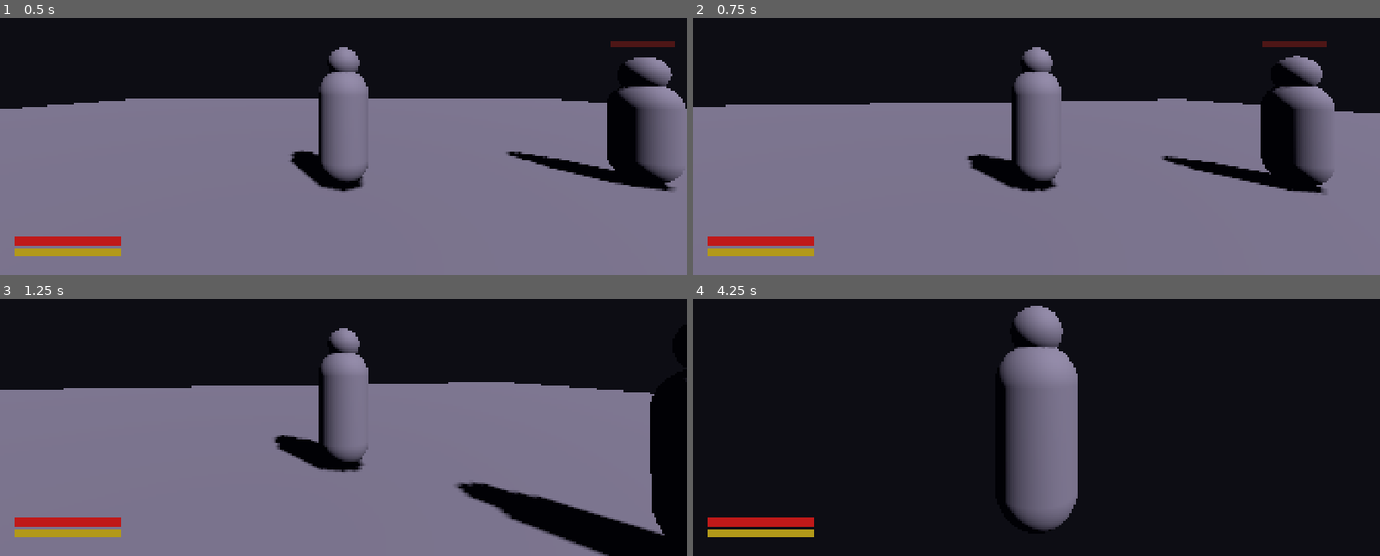
Above: before the commit, frames 1-4 (two rows, left to right).
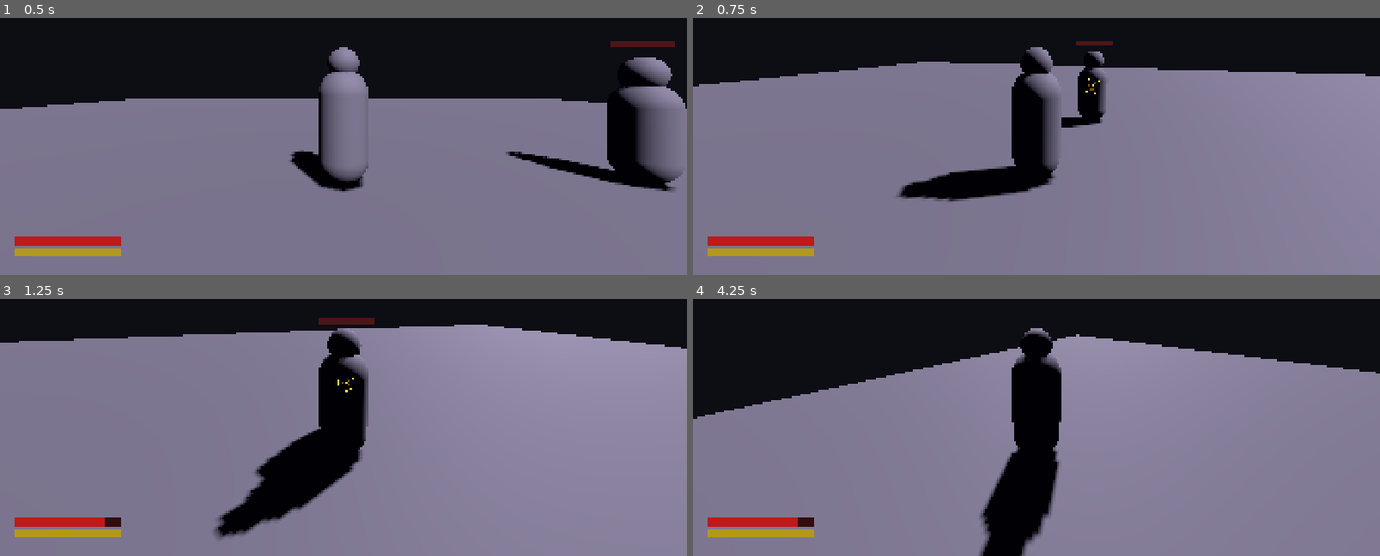
Above: after the commit, the same moments.

Repository: ninjahawk/Clauden-Ring
Game: Godot game, scene res://scenes/world/Main.tscn
The game is run twice, just before and just after one commit, with the same random seed, the same clock (stepped at 60 frames per second) and the same inputs.
Inputs (mouse positions are in pixels of both pictures, inside the frame that each line leads up to):
- Up to frame 1 (0.5 s): no input
- Up to frame 2 (0.75 s): tap Enter at 0.5 s; move the mouse to (1070, 79) at 0.52 s; hold W (move_forward) from 0.53 s (still down); hold Middle mouse button (lock_on) from 0.53 s (still down)
- Up to frame 3 (1.25 s): keep holding W (move_forward); keep holding Middle mouse button (lock_on)
- Up to frame 4 (4.25 s): keep holding W (move_forward); move the mouse to (1002, 365) at 1.27 s; release Middle mouse button (lock_on) at 1.28 s; click (1002, 365) at 1.35 s; tap Middle mouse button (lock_on) at 1.55, 2.3, 2.85 s; move the mouse to (1050, 355) at 2.02 s; hold Space (dodge) 2.03-2.78 s; move the mouse to (1029, 368) at 2.77 s; move the mouse to (1084, 368) at 3.52 s; hold Middle mouse button (lock_on) from 3.53 s (still down)

Frame 1 is identical in both runs. In frame 2, 21% of the frame differs, in the area x 0-100%, y 9-72%; in frame 3, 32%; in frame 4, 70%, in the area x 0-100%, y 2-100%.

Commit message:
Add lock-on system (MMB): camera tracks enemy, mouse disabled while locked, reticle HUD, auto-cancel on death/range. 23/23 tests pass.

Diff:
--- a/scenes/TestScene.tscn
+++ b/scenes/TestScene.tscn
@@ -1,9 +1,10 @@
-[gd_scene load_steps=7 format=3]
+[gd_scene load_steps=8 format=3]
 
 [ext_resource type="PackedScene" path="res://scenes/player/Player.tscn" id="1_player"]
 [ext_resource type="Script" path="res://scripts/DebugCapture.gd" id="2_debug"]
 [ext_resource type="PackedScene" path="res://scenes/ui/DebugHUD.tscn" id="3_hud"]
 [ext_resource type="Script" path="res://scripts/TestRunner.gd" id="4_runner"]
+[ext_resource type="PackedScene" path="res://scenes/enemies/Enemy.tscn" id="5_enemy"]
 
 [sub_resource type="Environment" id="Environment_1"]
 background_mode = 1
@@ -39,6 +40,9 @@
 [node name="Player" parent="." instance=ExtResource("1_player")]
 transform = Transform3D(1.0, 0.0, 0.0, 0.0, 1.0, 0.0, 0.0, 0.0, 1.0, 0.0, 1.0, 0.0)
 
+[node name="TestEnemy" parent="." instance=ExtResource("5_enemy")]
+transform = Transform3D(1.0, 0.0, 0.0, 0.0, 1.0, 0.0, 0.0, 0.0, 1.0, 5.0, 1.0, 0.0)
+
 [node name="DebugHUD" parent="." instance=ExtResource("3_hud")]
 
 [node name="DebugCapture" type="Node" parent="."]
--- a/scenes/enemies/Enemy.gd
+++ b/scenes/enemies/Enemy.gd
@@ -22,6 +22,7 @@
 var _flash_material: StandardMaterial3D = null
 
 func _ready() -> void:
+	add_to_group("enemy")
 	player = get_tree().get_first_node_in_group("player")
 	_body_meshes = [
 		$Model/Body as MeshInstance3D,
--- a/scenes/player/Player.gd
+++ b/scenes/player/Player.gd
@@ -14,6 +14,8 @@
 const ATTACK_RANGE := 2.2
 const ATTACK_DAMAGE := 20.0
 const ATTACK_COOLDOWN := 0.6
+const LOCK_RANGE := 15.0
+const LOCK_CAM_SPEED := 6.0
 
 var stamina: float = STAMINA_MAX
 var hp: float = HP_MAX
@@ -24,6 +26,7 @@
 var is_dead: bool = false
 var spawn_point: Vector3 = Vector3.ZERO
 var attack_timer: float = 0.0
+var lock_target: Node = null
 
 @onready var model: Node3D = $Model
 @onready var cam_pivot: Node3D = $CameraPivot
@@ -38,13 +41,16 @@
 	if is_dead:
 		return
 	if event is InputEventMouseMotion and Input.mouse_mode == Input.MOUSE_MODE_CAPTURED:
-		cam_pivot.rotate_y(-event.relative.x * MOUSE_SENSITIVITY)
-		spring_arm.rotate_x(-event.relative.y * MOUSE_SENSITIVITY)
-		spring_arm.rotation.x = clampf(spring_arm.rotation.x, -PI / 3.0, PI / 4.0)
+		if not lock_target:
+			cam_pivot.rotate_y(-event.relative.x * MOUSE_SENSITIVITY)
+			spring_arm.rotate_x(-event.relative.y * MOUSE_SENSITIVITY)
+			spring_arm.rotation.x = clampf(spring_arm.rotation.x, -PI / 3.0, PI / 4.0)
 	if event.is_action_pressed("dodge") and not is_dodging and is_on_floor() and stamina >= DODGE_COST:
 		_start_dodge()
 	if event.is_action_pressed("attack_light") and attack_timer <= 0.0 and not is_dodging:
 		_attack_light()
+	if event.is_action_pressed("lock_on"):
+		_toggle_lock()
 	if event.is_action_pressed("ui_cancel"):
 		Input.mouse_mode = Input.MOUSE_MODE_VISIBLE
 
@@ -58,6 +64,7 @@
 
 	_regen_stamina(delta)
 	attack_timer = maxf(attack_timer - delta, 0.0)
+	_update_lock(delta)
 
 	if is_dodging:
 		_tick_dodge(delta)
@@ -69,6 +76,61 @@
 func _regen_stamina(delta: float) -> void:
 	if not is_dodging:
 		stamina = minf(stamina + STAMINA_REGEN * delta, STAMINA_MAX)
+
+func _toggle_lock() -> void:
+	if lock_target:
+		lock_target = null
+		return
+	lock_target = _find_best_lock_target()
+
+func _find_best_lock_target() -> Node:
+	var best: Node = null
+	var best_score: float = -INF
+	var cam_fwd := -cam_pivot.global_transform.basis.z
+	cam_fwd.y = 0.0
+	if cam_fwd.length_squared() > 0.0:
+		cam_fwd = cam_fwd.normalized()
+	for enemy in get_tree().get_nodes_in_group("enemy"):
+		if enemy.get("is_dead"):
+			continue
+		var to_enemy: Vector3 = enemy.global_position - global_position
+		to_enemy.y = 0.0
+		var dist: float = to_enemy.length()
+		if dist > LOCK_RANGE or dist < 0.1:
+			continue
+		var dir := to_enemy / dist
+		var dot: float = cam_fwd.dot(dir)
+		if dot < 0.0:
+			continue
+		var score: float = dot - dist / LOCK_RANGE
+		if score > best_score:
+			best_score = score
+			best = enemy
+	return best
+
+func _update_lock(delta: float) -> void:
+	if not lock_target:
+		return
+	if lock_target.get("is_dead"):
+		lock_target = null
+		return
+	var to_enemy: Vector3 = lock_target.global_position - global_position
+	if to_enemy.length() > LOCK_RANGE * 1.3:
+		lock_target = null
+		return
+	to_enemy.y = 0.0
+	if to_enemy.length_squared() < 0.01:
+		return
+	# Camera should orbit to keep player between it and enemy
+	var enemy_dir := to_enemy.normalized()
+	var target_cam_y := atan2(-enemy_dir.x, -enemy_dir.z)
+	cam_pivot.rotation.y = lerp_angle(cam_pivot.rotation.y, target_cam_y, LOCK_CAM_SPEED * delta)
+	# Tilt down slightly to frame both
+	var dist: float = to_enemy.length()
+	var tilt: float = clampf(-0.25 - dist * 0.01, -0.55, -0.15)
+	spring_arm.rotation.x = lerpf(spring_arm.rotation.x, tilt, 4.0 * delta)
+	# Face model toward enemy
+	model.rotation.y = lerp_angle(model.rotation.y, atan2(enemy_dir.x, enemy_dir.z), 10.0 * delta)
 
 func _start_dodge() -> void:
 	stamina -= DODGE_COST
@@ -97,8 +159,9 @@
 	if dir != Vector3.ZERO:
 		velocity.x = dir.x * SPEED
 		velocity.z = dir.z * SPEED
-		var target_y := atan2(dir.x, dir.z)
-		model.rotation.y = lerp_angle(model.rotation.y, target_y, 12.0 * delta)
+		if not lock_target:
+			var target_y := atan2(dir.x, dir.z)
+			model.rotation.y = lerp_angle(model.rotation.y, target_y, 12.0 * delta)
 	else:
 		velocity.x = move_toward(velocity.x, 0.0, SPEED)
 		velocity.z = move_toward(velocity.z, 0.0, SPEED)
@@ -118,8 +181,15 @@
 
 func _attack_light() -> void:
 	attack_timer = ATTACK_COOLDOWN
+	# When locked on, attack toward the lock target
+	var attack_fwd: Vector3
+	if lock_target:
+		var to_target: Vector3 = lock_target.global_position - global_position
+		to_target.y = 0.0
+		attack_fwd = to_target.normalized() if to_target.length() > 0.1 else -model.global_transform.basis.z
+	else:
+		attack_fwd = -model.global_transform.basis.z
 	var attack_origin: Vector3 = global_position + Vector3(0, 1.0, 0)
-	var attack_fwd: Vector3 = -model.global_transform.basis.z
 	var hit_pos: Vector3 = attack_origin + attack_fwd * (ATTACK_RANGE * 0.5)
 	var space_state := get_world_3d().direct_space_state
 	var query := PhysicsShapeQueryParameters3D.new()
@@ -145,6 +215,7 @@
 	is_dead = true
 	is_dodging = false
 	is_invincible = false
+	lock_target = null
 	velocity = Vector3.ZERO
 	died.emit()
 
@@ -156,3 +227,4 @@
 	is_dead = false
 	is_dodging = false
 	is_invincible = false
+	lock_target = null
--- /dev/null
+++ b/scenes/ui/LockOnReticle.gd
@@ -0,0 +1,51 @@
+extends Node2D
+
+var player: Node = null
+var camera: Camera3D = null
+var reticle_alpha: float = 0.0
+var spin: float = 0.0
+var screen_pos: Vector2 = Vector2.ZERO
+var show_reticle: bool = false
+
+func _ready() -> void:
+	player = get_tree().get_first_node_in_group("player")
+
+func _process(delta: float) -> void:
+	camera = get_viewport().get_camera_3d()
+	if not camera or not player:
+		show_reticle = false
+		reticle_alpha = move_toward(reticle_alpha, 0.0, delta * 6.0)
+		queue_redraw()
+		return
+
+	var target: Node = player.get("lock_target")
+	if not target or target.get("is_dead"):
+		show_reticle = false
+		reticle_alpha = move_toward(reticle_alpha, 0.0, delta * 6.0)
+		queue_redraw()
+		return
+
+	show_reticle = true
+	reticle_alpha = move_toward(reticle_alpha, 1.0, delta * 10.0)
+	spin += delta * 1.2
+	var world_pos: Vector3 = target.global_position + Vector3(0, 1.0, 0)
+	screen_pos = camera.unproject_position(world_pos)
+	queue_redraw()
+
+func _draw() -> void:
+	if reticle_alpha <= 0.01:
+		return
+	var a := reticle_alpha
+	var r := 22.0
+	var col_outer := Color(1.0, 0.9, 0.3, a)
+	var col_inner := Color(1.0, 0.6, 0.1, a * 0.5)
+	# Outer spinning arc segments
+	for i in 4:
+		var angle := spin + i * PI * 0.5
+		var arc_start := angle
+		var arc_end := angle + PI * 0.35
+		draw_arc(screen_pos, r, arc_start, arc_end, 16, col_outer, 2.0)
+	# Inner static circle
+	draw_arc(screen_pos, r * 0.45, 0, TAU, 24, col_inner, 1.5)
+	# Center dot
+	draw_circle(screen_pos, 2.5, Color(1.0, 0.9, 0.3, a))
--- /dev/null
+++ b/scenes/ui/LockOnReticle.tscn
@@ -0,0 +1,9 @@
+[gd_scene load_steps=2 format=3]
+
+[ext_resource type="Script" path="res://scenes/ui/LockOnReticle.gd" id="1_reticle"]
+
+[node name="LockOnReticle" type="CanvasLayer"]
+layer = 5
+
+[node name="Reticle" type="Node2D" parent="."]
+script = ExtResource("1_reticle")
--- a/scenes/world/Main.tscn
+++ b/scenes/world/Main.tscn
@@ -7,6 +7,7 @@
 [ext_resource type="PackedScene" path="res://scenes/ui/DeathScreen.tscn" id="5_death"]
 [ext_resource type="Script" path="res://scripts/GameManager.gd" id="6_gm"]
 [ext_resource type="PackedScene" path="res://scenes/enemies/Enemy.tscn" id="7_enemy"]
+[ext_resource type="PackedScene" path="res://scenes/ui/LockOnReticle.tscn" id="8_reticle"]
 
 [sub_resource type="Environment" id="Environment_1"]
 background_mode = 1
@@ -48,6 +49,8 @@
 
 [node name="StatusBars" parent="." instance=ExtResource("4_status")]
 
+[node name="LockOnReticle" parent="." instance=ExtResource("8_reticle")]
+
 [node name="DeathScreen" parent="." instance=ExtResource("5_death")]
 
 [node name="DebugHUD" parent="." instance=ExtResource("3_hud")]
--- a/scripts/TestRunner.gd
+++ b/scripts/TestRunner.gd
@@ -28,6 +28,7 @@
 	await _test_input_move()
 	await _test_input_dodge()
 	await _test_death_and_respawn()
+	await _test_lock_on()
 	_print_results()
 	get_tree().quit()
 
@@ -101,6 +102,25 @@
 	Input.action_release("move_forward")
 	await get_tree().create_timer(player.DODGE_DURATION + 0.1).timeout
 
+func _test_lock_on() -> void:
+	await _reset()
+	_assert("lock_target starts null", player.lock_target == null)
+	# Toggle on — enemy is at (5,1,0), player at (0,1,0), within LOCK_RANGE
+	player.call("_toggle_lock")
+	_assert("lock_target set after toggle", player.lock_target != null)
+	await _screenshot("lock_on_active")
+	# Toggle off
+	player.call("_toggle_lock")
+	_assert("lock_target cleared after second toggle", player.lock_target == null)
+	# Auto-cancel when enemy dies
+	player.call("_toggle_lock")
+	_assert("lock reacquired", player.lock_target != null)
+	var enemy: Node = player.lock_target
+	enemy.call("_die")
+	await get_tree().physics_frame
+	await get_tree().physics_frame
+	_assert("lock clears when enemy dies", player.lock_target == null)
+
 func _test_death_and_respawn() -> void:
 	await _reset()
 	_assert("player starts alive", not player.is_dead)
Not shown, added: scenes/ui/LockOnReticle.gd.uid
Not shown: 1 places in scenes/world/Main.tscn that only renumber resources
